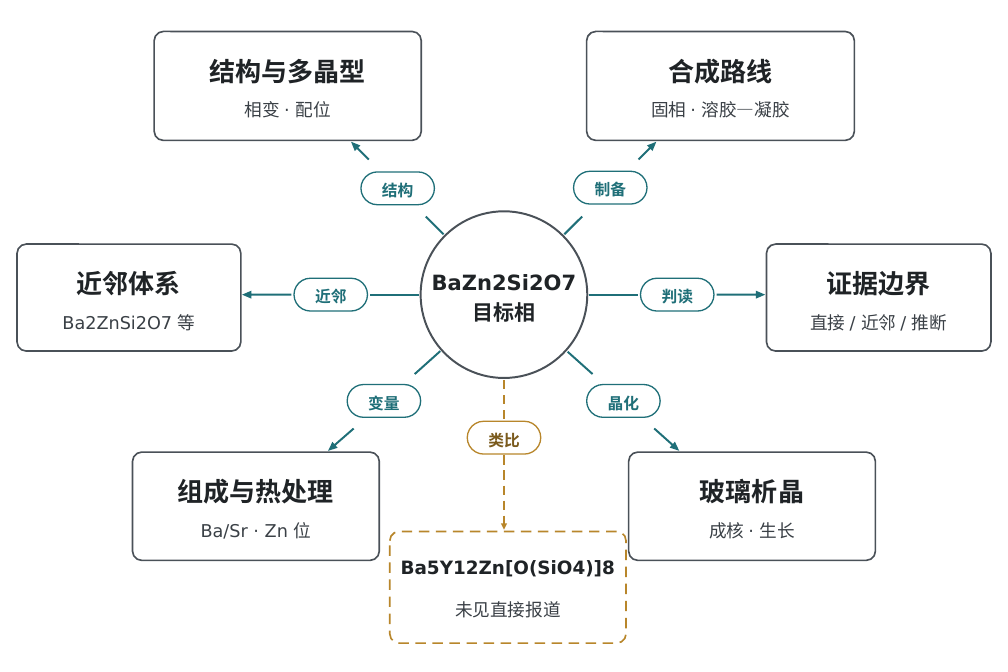
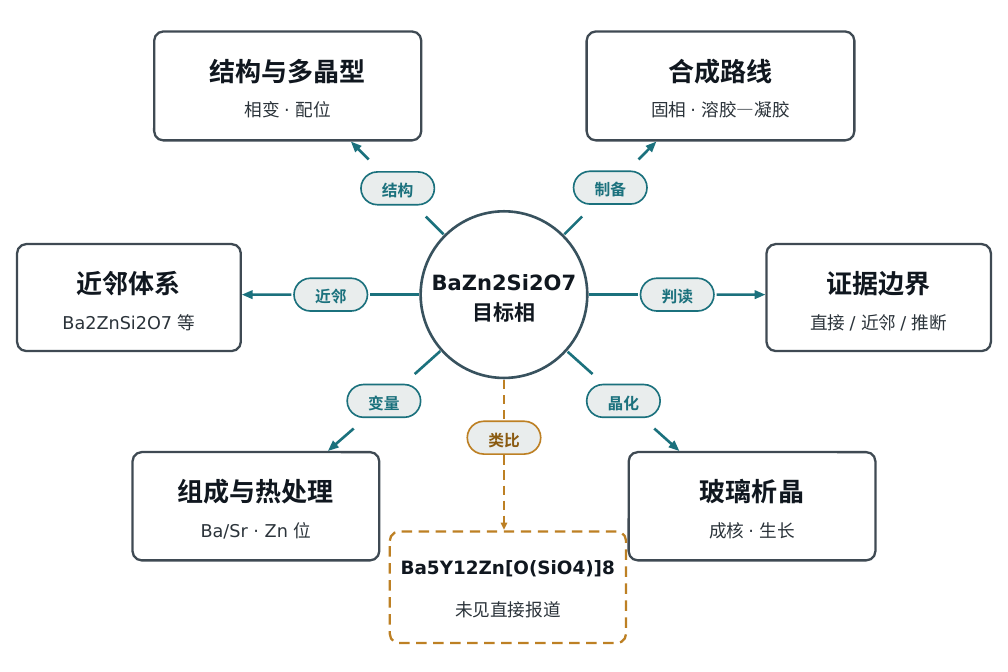
Before and after one commit to asimfish/goai-dashboard, a slide deck: slide 1 of media/figstudio/bzso_taxonomy/taxonomy_phase_control_editable.pptx. Drawn at 1008x672 pixels with LibreOffice and Linux fonts; fonts in the diff are those of the drawing. Boxes give left, top, right and bottom in pixels: in the first picture for what was removed or moved away, otherwise in the second. Text is boxed around its words. In the diff, an @@ line names an element or a change of style, - is before the commit and + after.

```diff
--- a/media/figstudio/bzso_taxonomy/taxonomy_phase_control_editable.pptx
+++ b/media/figstudio/bzso_taxonomy/taxonomy_phase_control_editable.pptx
@@ fill #1F6F78 to #1B717D; outline redrawn in 6 elements at (x1=328, y1=428, x2=355, y2=451), (x1=653, y1=428, x2=679, y2=451), (x1=242, y1=290, x2=291, y2=299), (x1=717, y1=290, x2=765, y2=299), (x1=637, y1=142, x2=656, y2=161), (x1=351, y1=142, x2=370, y2=161) @@
@@ ellipse at (x1=420, y1=212, x2=587, y2=378): outline #4A5158 1.87 pt to #38525E 2.5 pt @@
@@ line (444, 234) - (426, 216): stroke #1F6F78 1.87 pt to #1B717D 2.5 pt @@
@@ line (565, 234) - (582, 216): stroke #1F6F78 1.87 pt to #1B717D 2.5 pt @@
@@ line (419, 295) - (371, 295): stroke #1F6F78 1.87 pt to #1B717D 2.5 pt @@
@@ line (590, 295) - (638, 295): stroke #1F6F78 1.87 pt to #1B717D 2.5 pt @@
@@ line (440, 351) - (415, 374): stroke #1F6F78 1.87 pt to #1B717D 2.5 pt @@
@@ line (568, 352) - (593, 374): stroke #1F6F78 1.87 pt to #1B717D 2.5 pt @@
@@ line (504, 380) - (504, 420): stroke #B8862B 1.87 pt to #BD8024 2.19 pt @@
@@ fill #FFFFFF to #E9EDED; outline #1F6F78 1.25 pt to #1B717D 1.56 pt in 6 elements at (x1=361, y1=172, x2=434, y2=204), (x1=574, y1=172, x2=647, y2=204), (x1=294, y1=278, x2=368, y2=311), (x1=640, y1=278, x2=714, y2=311), (x1=347, y1=385, x2=420, y2=417), (x1=587, y1=385, x2=660, y2=417) @@
@@ text colour #1F6F78 to #1B717D in 6 elements at (x1=382, y1=182, x2=413, y2=198), (x1=595, y1=180, x2=626, y2=201), (x1=315, y1=289, x2=346, y2=304), (x1=662, y1=288, x2=693, y2=304), (x1=368, y1=395, x2=399, y2=411), (x1=608, y1=396, x2=639, y2=411) @@
@@ rounded rectangle at (x1=467, y1=421, x2=541, y2=454): fill #FFFFFF to #E9EDED; outline #B8862B 1.25 pt to #BD8024 1.56 pt @@
@@ text "类比" at (x1=488, y1=432, x2=519, y2=448): text colour #7A5A1C to #8A5A10 @@
@@ arrow (504, 455) - (504, 530): stroke #B8862B 1.87 pt to #BD8024 2.19 pt @@
@@ outline #4A5158 1.56 pt to #3F4A53 2.19 pt in 6 elements at (x1=154, y1=32, x2=421, y2=141), (x1=587, y1=32, x2=854, y2=141), (x1=17, y1=244, x2=241, y2=351), (x1=767, y1=244, x2=991, y2=351), (x1=132, y1=452, x2=379, y2=560), (x1=629, y1=452, x2=876, y2=560) @@
@@ rounded rectangle at (x1=390, y1=532, x2=626, y2=644): outline #B8862B 1.56 pt to #BD8024 2.19 pt @@
@@ text colour #1F2326 to #10171F in 8 elements at (x1=432, y1=274, x2=576, y2=322), (x1=210, y1=59, x2=366, y2=84), (x1=668, y1=58, x2=772, y2=84), (x1=77, y1=271, x2=181, y2=296), (x1=827, y1=271, x2=931, y2=296), (x1=178, y1=478, x2=334, y2=504), (x1=700, y1=479, x2=804, y2=504), (x1=401, y1=560, x2=615, y2=577) @@
@@ text colour #3A4046 to #2B333A in 7 elements at (x1=245, y1=101, x2=330, y2=118), (x1=651, y1=101, x2=790, y2=118), (x1=62, y1=314, x2=196, y2=331), (x1=810, y1=314, x2=947, y2=331), (x1=201, y1=522, x2=312, y2=539), (x1=709, y1=522, x2=795, y2=539), (x1=455, y1=601, x2=561, y2=618) @@
```
Also in this commit, not shown: 9 other files.
